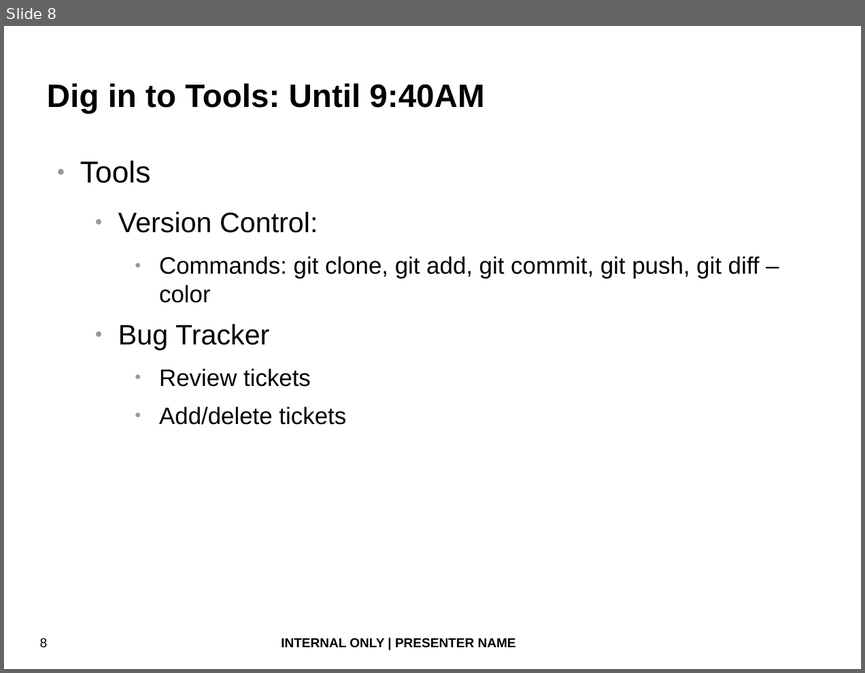
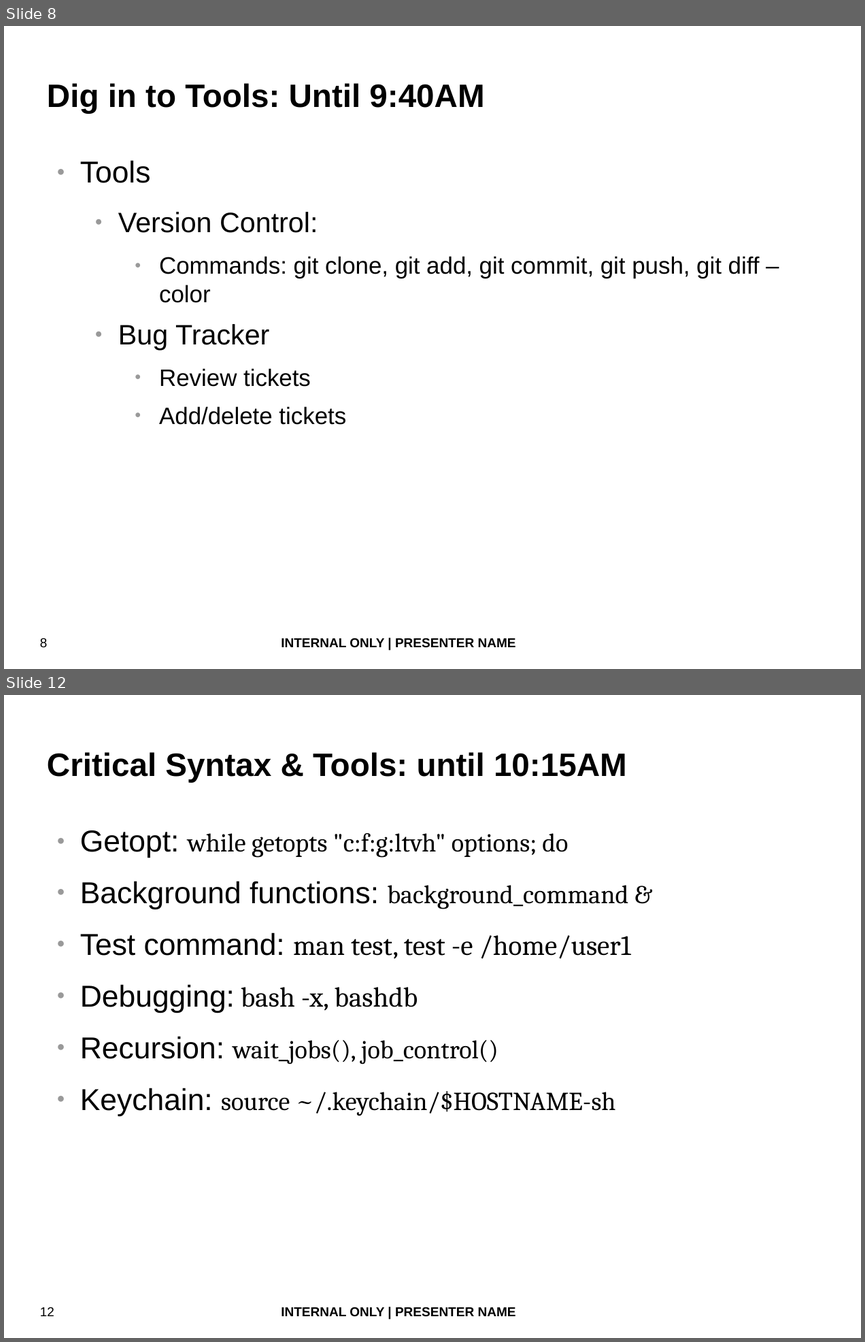
Before and after one commit to fatherlinux/shiva, a slide deck: bash_devops.odp. Shown one above the other, each under a label of ours: slide 8 before the commit, slides 8 and 12 after it; the slides between them are not shown. The pictures are 865x673 and 865x1342 pixels, drawn with LibreOffice and Linux fonts; fonts in the diff are those of the drawing; background and template pictures are left out. Boxes give left, top, right and bottom in pixels: in the first picture for what was removed or moved away, otherwise in the second. Text is boxed around its words. In the diff, an @@ line names an element or a change of style, - is before the commit and + after.

```diff
--- a/bash_devops.odp
+++ b/bash_devops.odp
@@ slide 12 added at (4, 695, 861, 1338), background #FFFFFF; not listed: 2 template elements that a slide beside it also shows @@
@@ title added at (47, 752, 627, 782), 30 pt, text #000000, bold @@
+Critical Syntax & Tools: until 10:15AM
@@ text added at (80, 830, 631, 1116), 24 pt, text #000000 @@
+● Getopt: while getopts "c:f:g:ltvh" options; do
+● Background functions: background_command &
+● Test command: man test, test -e /home/user1
+● Debugging: bash -x, bashdb
+● Recursion: wait_jobs(), job_control()
+● Keychain: source ~/.keychain/$HOSTNAME-sh
```
Also in this commit, not shown: 4 slides changed, 13 other slides added, 1 slide removed.
